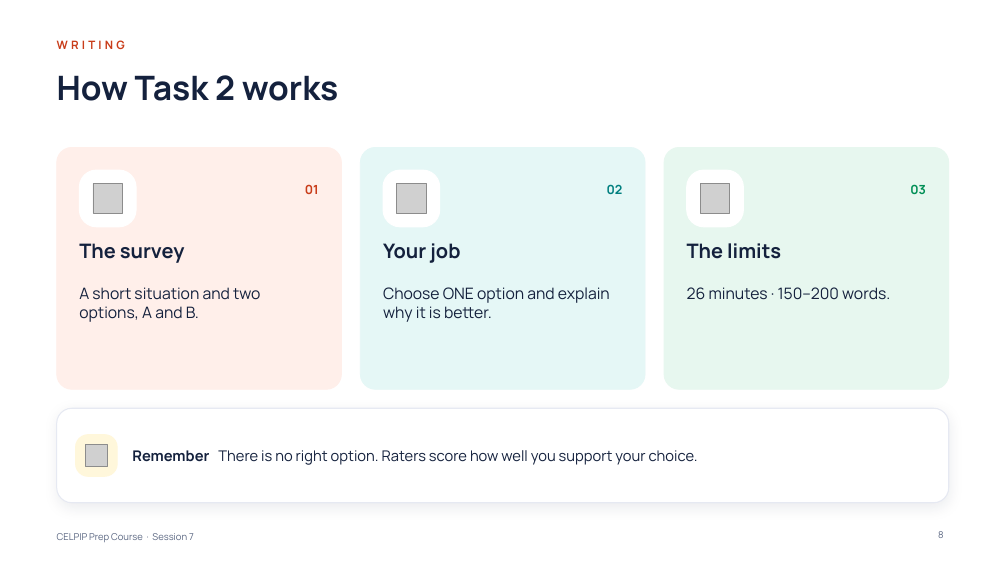
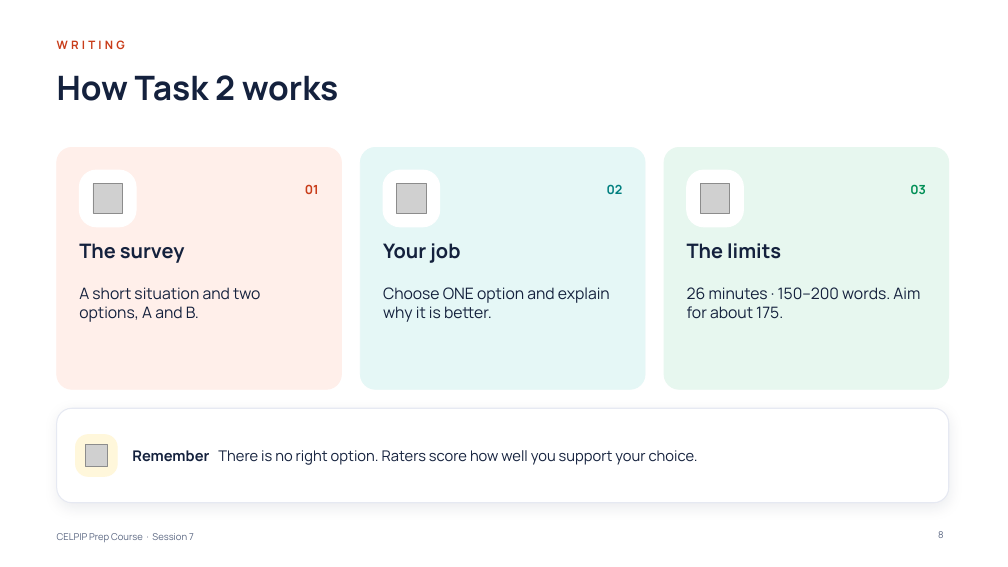
Before and after one commit to learnovateqa/The_English_Academy_CELPIP, a slide deck: slide 8 of decks/session-07.pptx. Drawn at 1008x567 pixels with LibreOffice and Linux fonts; fonts in the diff are those of the drawing; grey boxes stand for pictures. Boxes give left, top, right and bottom in pixels: in the first picture for what was removed or moved away, otherwise in the second. Text is boxed around its words. In the diff, an @@ line names an element or a change of style, - is before the commit and + after.

```diff
--- a/decks/session-07.pptx
+++ b/decks/session-07.pptx
@@ text at (687,287,920,319): text changed @@
-26 minutes · 150–200 words.
+26 minutes · 150–200 words. Aim for about 175.
```
Also in this commit, not shown: 4 other slides changed, 1 other file.
